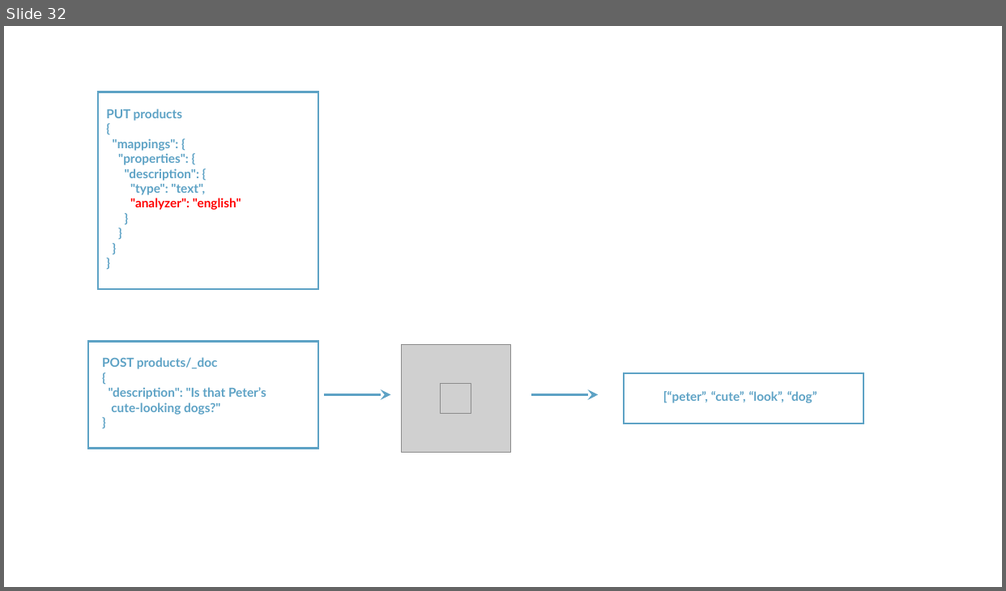
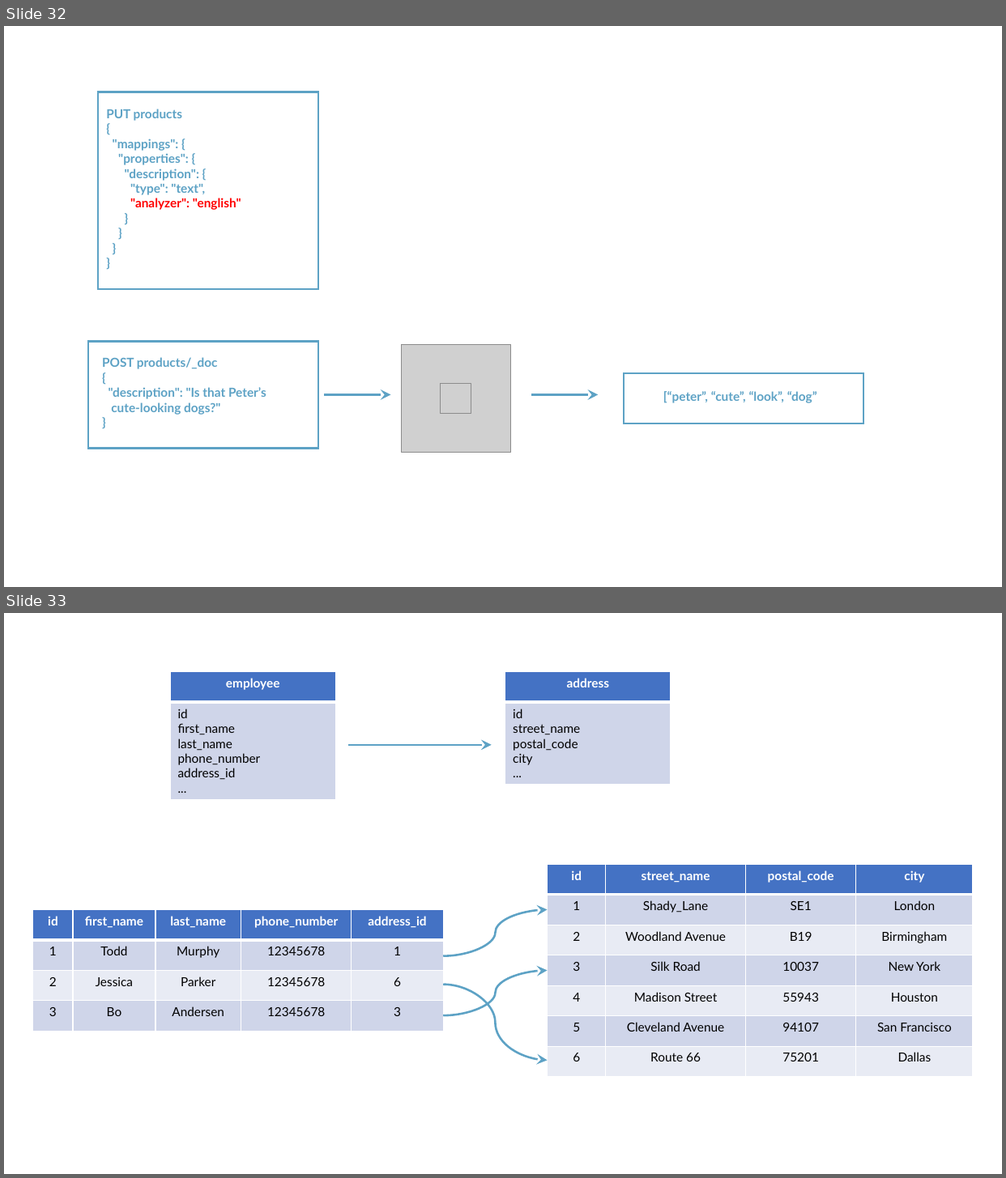
Before and after one commit to rudaks-han/book-summary, a slide deck: complete-guide-to-elasticsearch/elasticsearch.pptx. Shown one above the other, each under a label of ours: slide 32 before the commit, slides 32 and 33 after it. The pictures are 1006x591 and 1006x1178 pixels, drawn with LibreOffice and Linux fonts; fonts in the diff are those of the drawing; grey boxes stand for pictures. Boxes give left, top, right and bottom in pixels: in the first picture for what was removed or moved away, otherwise in the second. Text is boxed around its words. In the diff, an @@ line names an element or a change of style, - is before the commit and + after.

```diff
--- a/complete-guide-to-elasticsearch/elasticsearch.pptx
+++ b/complete-guide-to-elasticsearch/elasticsearch.pptx
@@ slide 33 added at bbox=[4, 613, 1002, 1174], background #FFFFFF @@
@@ table added at bbox=[170, 672, 335, 800], 2 rows, 1 columns @@
+employee
+id / first_name / last_name / phone_number / address_id / ...
@@ table added at bbox=[505, 672, 671, 786], 2 rows, 1 columns @@
+address
+id / street_name / postal_code / city / ...
@@ arrow added from (348, 745) to (492, 745), #5DA2C5 2 pt @@
@@ table added at bbox=[548, 865, 974, 1077], 7 rows, 4 columns @@
+id | street_name | postal_code | city
+1 | Shady_Lane | SE1 | London
+2 | Woodland Avenue | B19 | Birmingham
+3 | Silk Road | 10037 | New York
+4 | Madison Street | 55943 | Houston
+5 | Cleveland Avenue | 94107 | San Francisco
+6 | Route 66 | 75201 | Dallas
@@ table added at bbox=[33, 910, 444, 1032], 4 rows, 5 columns @@
+id | first_name | last_name | phone_number | address_id
+1 | Todd | Murphy | 12345678 | 1
+2 | Jessica | Parker | 12345678 | 6
+3 | Bo | Andersen | 12345678 | 3
@@ curved arrow added from (444, 956) to (548, 910), #5DA2C5 2 pt @@
@@ curved arrow added from (444, 1016) to (548, 971), #5DA2C5 2 pt @@
@@ curved arrow added from (444, 984) to (548, 1061), #5DA2C5 2 pt @@
```
Also in this commit, not shown: 1 slide changed, 3 other slides added, 5 other files.
